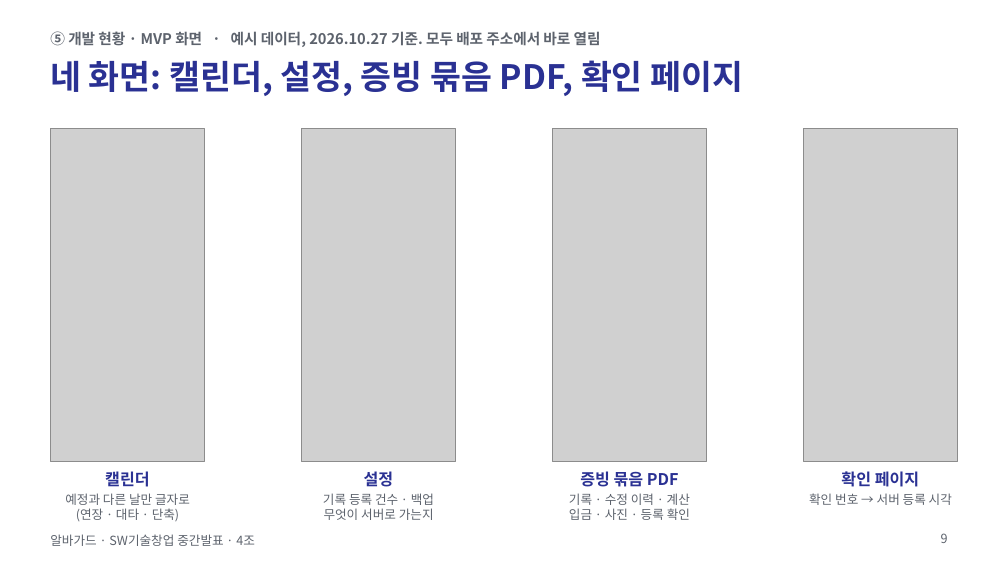
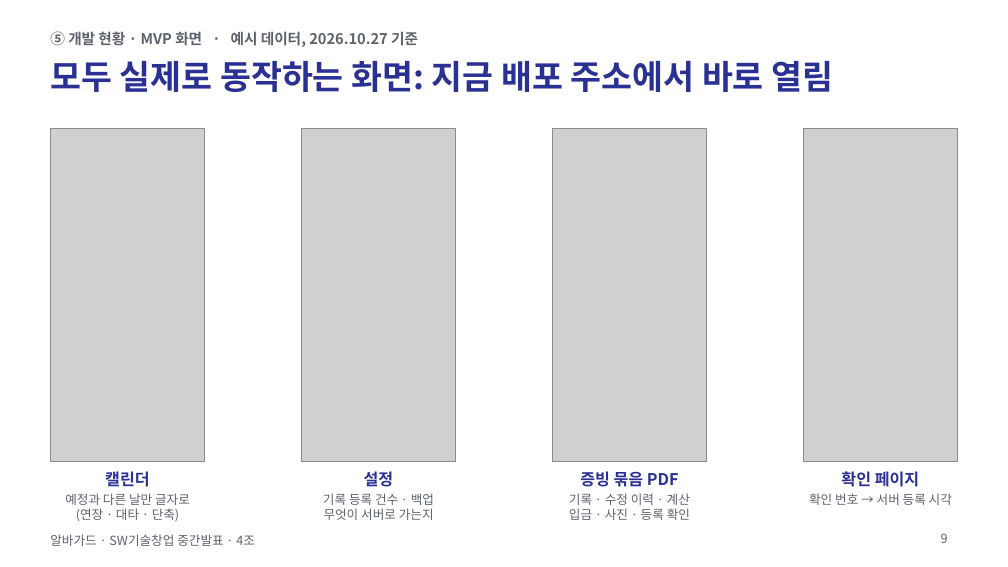
Before and after one commit to jihooni217/albaguard, a slide deck: slide 9 of docs/06_중간발표_PPT.pptx. Drawn at 1008x567 pixels with LibreOffice and Linux fonts; fonts in the diff are those of the drawing; grey boxes stand for pictures. Boxes give left, top, right and bottom in pixels: in the first picture for what was removed or moved away, otherwise in the second. Text is boxed around its words. In the diff, an @@ line names an element or a change of style, - is before the commit and + after.

```diff
--- a/docs/06_중간발표_PPT.pptx
+++ b/docs/06_중간발표_PPT.pptx
@@ text at [50,31,418,47]: text changed @@
-⑤ 개발 현황 · MVP 화면 · 예시 데이터, 2026.10.27 기준. 모두 배포 주소에서 바로 열림
+⑤ 개발 현황 · MVP 화면 · 예시 데이터, 2026.10.27 기준
@@ title at [50,60,833,92]: text changed @@
-네 화면: 캘린더, 설정, 증빙 묶음 PDF, 확인 페이지
+모두 실제로 동작하는 화면: 지금 배포 주소에서 바로 열림
```
Also in this commit, not shown: 3 other files.
